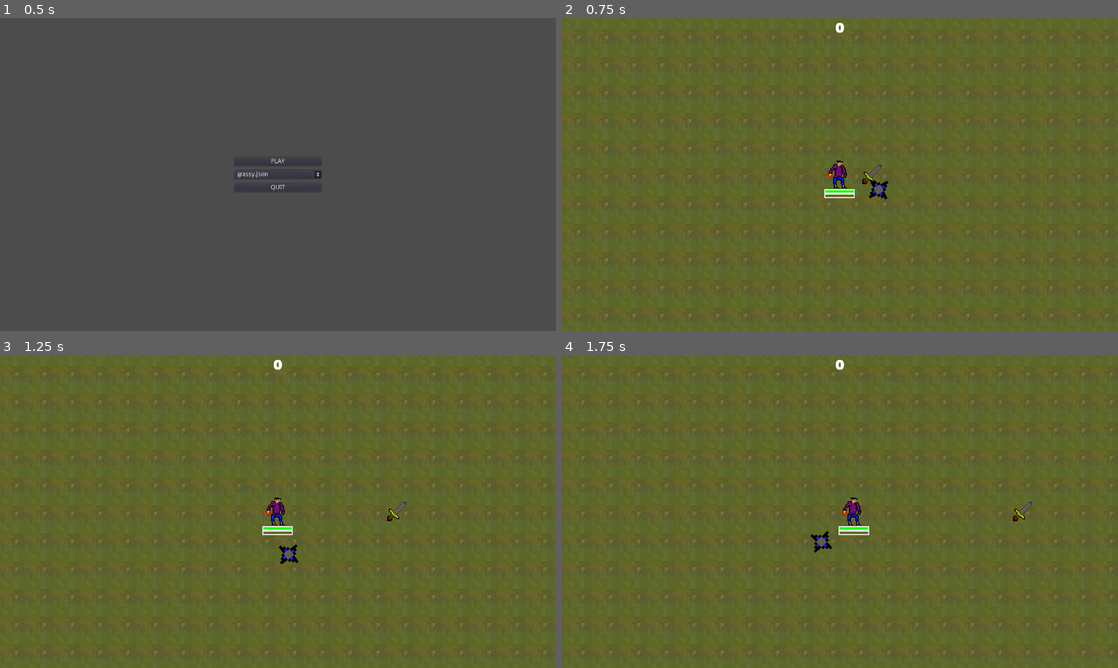
Above: before the commit, frames 1-4 (two rows, left to right).
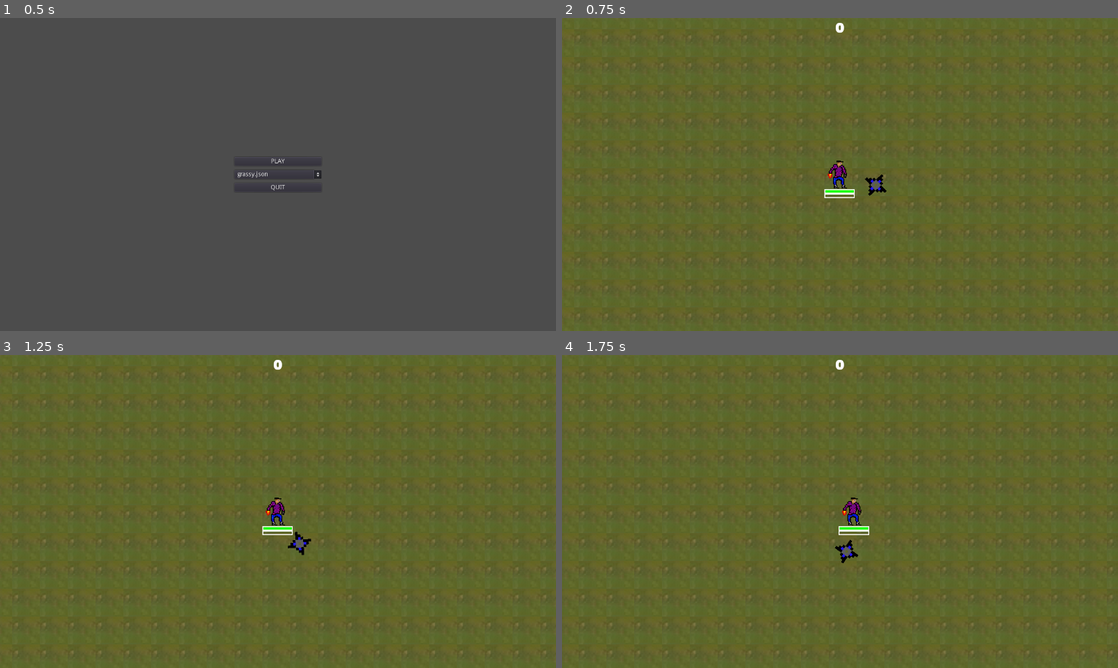
Above: after the commit, the same moments.

Repository: RM35/vigilant-octo-doodle
Game: Godot game, scene res://scenes/main_menu/main_menu.tscn
Two runs of this game, one before a commit and one after it. Both use one fixed random seed, a clock stepped at 60 frames per second and the inputs below. Sound files missing from this copy of the repository are replaced by a short silence.
Inputs:
- Up to frame 1 (0.5 s): no input
- Up to frame 2 (0.75 s): click "PLAY" at 0.5 s
- Up to frame 3 (1.25 s): no input
- Up to frame 4 (1.75 s): hold D (right) from 1.28 s (still down)

Frame 1 is identical in both runs. In frame 2, 0.2% of the frame differs, in the area x 54-59%, y 46-58%; in frame 3, 0.3%; in frame 4, 0.3%, in the area x 44-85%, y 46-67%.

Commit message:
feat(hiscores): Tweak and finalise hiscores using firebase firestore

Diff:
--- a/scenes/enemy/enemy.gd
+++ b/scenes/enemy/enemy.gd
@@ -41,6 +41,7 @@
 	var new_gem = gem.instance()
 	new_gem.global_position = global_position
 	get_parent().add_child(new_gem)
+	GlobalData.score += 100
 	yield($AudioStreamPlayer2D, "finished")
 	queue_free()
 
--- a/scenes/firebase/firebase.gd
+++ b/scenes/firebase/firebase.gd
@@ -12,15 +12,15 @@
 onready var score_label = get_node("../P/VB/Score")
 onready var hs = get_node("../P/VB/Hiscores")
 
-
 func run_end_screen():
-	score_label.text = "SCORE: " + str(GlobalData.score)
+	score_label.text = "MAP: " + GlobalData.selected_level.trim_suffix(".json") + "\n" + \
+					   "SCORE: " + str(GlobalData.score)
 	get_api_from_env()
 	get_token()
 
 func get_api_from_env():
 	var file = File.new()
-	file.open("env.json", File.READ)
+	file.open("res://env.json", File.READ)
 	var env = parse_json(file.get_as_text())
 	API_KEY = env['firestore_api']
 	file.close()
@@ -44,7 +44,7 @@
 
 	var header := ["Authorization: Bearer " + FIREBASE_TOKEN]
 	http.connect("request_completed", self, "send_score_response")
-	http.request(base_url + GlobalData.selected_level, header, false, HTTPClient.METHOD_POST, to_json(body))
+	http.request(base_url + GlobalData.selected_level.trim_suffix(".json"), header, false, HTTPClient.METHOD_POST, to_json(body))
 
 func get_token_response(result, response_code, headers, body):
 	var json = JSON.parse(body.get_string_from_utf8()).result
@@ -58,13 +58,14 @@
 	if response_code == 200:
 		send.text = "Score sent OK"
 	print(json.result)
+	get_scores()
 
 func get_scores():
 	var http = HTTPRequest.new()
 	add_child(http)
 	var header := ["Authorization: Bearer " + FIREBASE_TOKEN]
 	http.connect("request_completed", self, "get_scores_results")
-	http.request(base_url + GlobalData.selected_level, header, false, HTTPClient.METHOD_GET)
+	http.request(base_url + GlobalData.selected_level.trim_suffix(".json"), header, false, HTTPClient.METHOD_GET)
 
 func get_scores_results(result, response_code, headers, body):
 	var json = JSON.parse(body.get_string_from_utf8())
@@ -76,11 +77,18 @@
 			var hs_score = score['fields']['score']['integerValue']
 			scores.append([hs_score, hs_user, hs_version])
 		scores.sort_custom(MyCustomSorter, "sort_scores")
-		hs.text = ""
+		hs.text = "NAME | SCORE\n\n"
+		scores.invert()
+		var top_ten = 0
 		for hscore in scores:
-			hs.text += str(hscore[0]) + " " + str(hscore[1]) + " " + str(hscore[2]) + "\n"
+			top_ten += 1
+			hs.text += str(hscore[1]) + " | " + str(hscore[0]) + "\n"
+			if top_ten > 20:
+				break
+	elif !('documents' in json.result):
+		hs.text = "No Scores yet, submit to populate"
 	else:
-		hs.text += "Error"
+		hs.text += "Error: " + str(response_code)
 
 class MyCustomSorter:
 	static func sort_scores(a, b):
@@ -88,10 +96,10 @@
 			return true
 		return false
 
-
 func _on_SendScore_pressed():
+	if len(username.text) != 3:
+		send.text = "Send Score [Enter 3 letter name]"
+		return
+	send.text = "Sending Score"
 	send.disabled = true
-	send.text = "Sending Score"
-	if len(username.text) != 3:
-		username.text = "NaN"
 	send_score()
--- a/scenes/gem/gem.gd
+++ b/scenes/gem/gem.gd
@@ -1,7 +1,7 @@
 extends Node2D
 
 onready var player = get_node("../../Player")
-var xp = 1000
+var xp = 10
 var speed = 200
 
 func _process(delta):
--- a/scenes/main_menu/main_menu.gd
+++ b/scenes/main_menu/main_menu.gd
@@ -3,6 +3,7 @@
 func _ready():
 	get_available_levels()
 	GlobalData.selected_level = $CC/VB/OptionButton.get_item_text(0)
+	print(GlobalData.selected_level)
 
 func get_available_levels():
 	var dir = Directory.new()
@@ -27,4 +28,3 @@
 
 func _on_OptionButton_item_selected(index):
 	GlobalData.selected_level = $CC/VB/OptionButton.get_item_text(index)
-	print(GlobalData.selected_level)
--- a/scenes/main_menu/main_menu.tscn
+++ b/scenes/main_menu/main_menu.tscn
@@ -3,6 +3,7 @@
 [ext_resource path="res://Scenes/main_menu/main_menu.gd" type="Script" id=1]
 
 [node name="MainMenu" type="Control"]
+pause_mode = 2
 anchor_right = 1.0
 anchor_bottom = 1.0
 script = ExtResource( 1 )
--- a/scenes/player/knife_controller.gd
+++ b/scenes/player/knife_controller.gd
@@ -2,8 +2,8 @@
 
 onready var knife_scn = load("res://scenes/weapon/knife/knife.tscn")
 
-var damage = 1
-var speed = 200
+var damage = 10
+var speed = 400
 
 func add_knife():
 	var newknife = knife_scn.instance()
--- a/scenes/player/player.gd
+++ b/scenes/player/player.gd
@@ -10,8 +10,13 @@
 var xp_growth_rate = 100
 onready var xp_to_level = calc_xp_to_lvl()
 
+var rng = RandomNumberGenerator.new()
+
 func _ready():
-	pass
+	if rng.randi_range(0, 1) == 1:
+		$Knives.add_knife()
+	else:
+		$Shurikens.add_shuriken()
 
 func calc_xp_to_lvl():
 	return 100 + (pow((player_level / 2), 2) * xp_growth_rate)
--- a/scenes/player/player.tscn
+++ b/scenes/player/player.tscn
@@ -1,11 +1,9 @@
-[gd_scene load_steps=12 format=2]
+[gd_scene load_steps=10 format=2]
 
 [ext_resource path="res://scenes/player/texture/player.png" type="Texture" id=1]
 [ext_resource path="res://scenes/player/player.gd" type="Script" id=2]
 [ext_resource path="res://scenes/player/hpbar_theme.tres" type="Theme" id=3]
-[ext_resource path="res://scenes/weapon/knife/knife.tscn" type="PackedScene" id=4]
 [ext_resource path="res://scenes/player/xpbar_theme.tres" type="Theme" id=5]
-[ext_resource path="res://scenes/weapon/shuriken/shuriken.tscn" type="PackedScene" id=6]
 [ext_resource path="res://scenes/level_up_menu/level_up.tscn" type="PackedScene" id=7]
 [ext_resource path="res://scenes/player/knife_controller.gd" type="Script" id=8]
 [ext_resource path="res://scenes/player/shuriken_controller.gd" type="Script" id=9]
@@ -90,12 +88,8 @@
 [node name="Knives" type="Node2D" parent="."]
 script = ExtResource( 8 )
 
-[node name="Knife" parent="Knives" instance=ExtResource( 4 )]
-
 [node name="Shurikens" type="Node2D" parent="."]
 script = ExtResource( 9 )
-
-[node name="Shuriken" parent="Shurikens" instance=ExtResource( 6 )]
 
 [node name="LevelUp" parent="." instance=ExtResource( 7 )]
 pause_mode = 2
--- a/scenes/player/shuriken_controller.gd
+++ b/scenes/player/shuriken_controller.gd
@@ -2,9 +2,9 @@
 
 onready var shur_scn = load("res://scenes/weapon/shuriken/shuriken.tscn")
 
-var damage = 1
-var rot_speed = 2
-var spin_range = 50
+var damage = 5
+var rot_speed = 1.5
+var spin_range = 45
 
 func add_shuriken():
 	var newshur = shur_scn.instance()
Binary file added: icon.png
Not shown, changed: icon.png.import
Not shown, changed: scenes/enemy/textures/carot.png.import
Not shown, changed: scenes/enemy/textures/corgi.png.import
Not shown, changed: scenes/enemy/textures/dan.png.import
Not shown, changed: scenes/enemy/textures/ghost_tail.png.import
Not shown, changed: scenes/enemy/textures/sas.png.import
Not shown, changed: scenes/enemy/textures/slimer.png.import
Not shown, changed: scenes/enemy/textures/sword.png.import
Not shown, changed: scenes/gem/gem.png.import
Not shown, changed: scenes/gem/gemping.mp3.import
Not shown, changed: scenes/player/texture/player.png.import
(and 2 more such lines)
